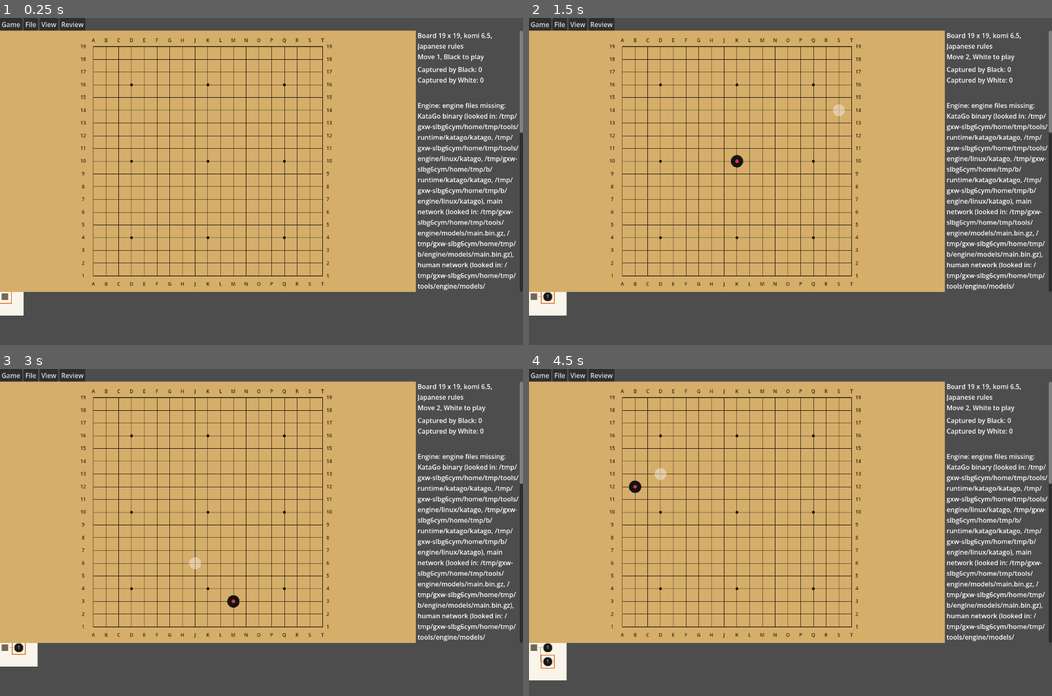
Above: before the commit, frames 1-4 (two rows, left to right).
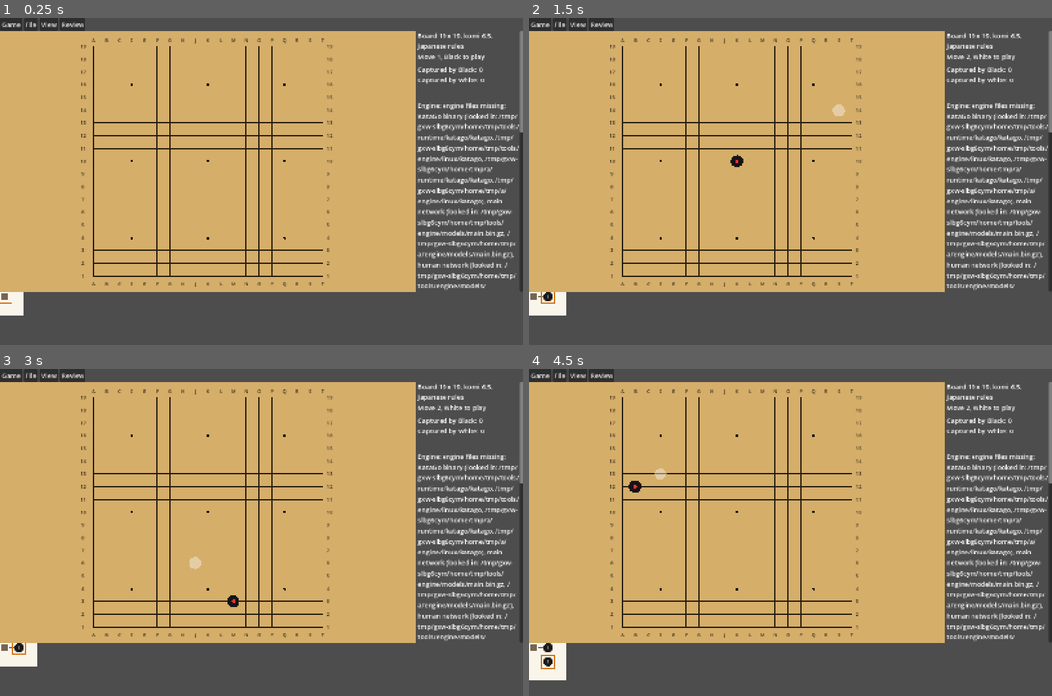
Above: after the commit, the same moments.

Repository: bgenerowicz/go_game
Game: Godot game, scene res://main.tscn
The game is run twice, just before and just after one commit, with the same random seed, the same clock (stepped at 60 frames per second) and the same inputs.
Inputs (mouse positions are in pixels of both pictures, inside the frame that each line leads up to):
- Up to frame 1 (0.25 s): no input
- Up to frame 2 (1.5 s): tap Enter at 0.5, 1.25 s; drag from (738, 161) to (842, 109) at 0.52 s; drag from (549, 302) to (764, 246) at 1.27 s
- Up to frame 3 (3 s): tap Enter at 2, 2.75 s; move the mouse to (313, 460) at 2.02 s; hold Right 2.03-2.75 s; tap U at 2.1 s; drag from (235, 597) to (104, 483) at 2.77 s
- Up to frame 4 (4.5 s): tap Enter at 3.5, 4.25 s; move the mouse to (947, 581) at 3.52 s; hold Left 3.53-4.25 s; tap Backspace at 3.6 s; drag from (633, 483) to (712, 450) at 4.27 s

The runs differ from the first frame. In frame 1, 8.5% of the frame differs, in the area x 0-100%, y 0-88%; in frame 2, 8.5%; in frame 3, 8.5%; in frame 4, 8.6%, in the area x 0-100%, y 0-96%.

Commit message:
Scale the UI to fill the window on HiDPI screens
Enable the canvas_items stretch mode (expand aspect) so the whole UI
scales with the window, and size the initial window and its minimum
size by the screen's scale factor so it no longer opens at quarter
size on Retina displays. The window layout check now compares against
the stretched visible rect instead of raw window pixels.

Co-Authored-By: Claude Opus 5.5 <noreply@anthropic.com>

Diff:
--- a/project.godot
+++ b/project.godot
@@ -1,5 +1,10 @@
 ; Engine configuration file.
-; Godot 4.7 project for the local Go app described in PLAN.md.
+; It's best edited using the editor UI and not directly,
+; since the parameters that go here are not all obvious.
+;
+; Format:
+;   [section] ; section goes between []
+;   param=value ; assign values to parameters
 
 config_version=5
 
@@ -7,14 +12,8 @@
 
 config/name="go_game"
 run/main_scene="res://main.tscn"
-config/features=PackedStringArray("4.7", "GL Compatibility")
+config/features=PackedStringArray("4.5", "GL Compatibility")
 config/icon="res://icon.svg"
-
-[display]
-
-window/size/viewport_width=1280
-window/size/viewport_height=800
-window/stretch/mode="disabled"
 
 [autoload]
 
@@ -22,6 +21,13 @@
 KataGo="*res://scripts/engine/katago_process.gd"
 Analysis="*res://scripts/engine/analysis_service.gd"
 
+[display]
+
+window/size/viewport_width=1280
+window/size/viewport_height=800
+window/stretch/mode="canvas_items"
+window/stretch/aspect="expand"
+
 [rendering]
 
 renderer/rendering_method="gl_compatibility"
--- a/scripts/ui/main.gd
+++ b/scripts/ui/main.gd
@@ -79,10 +79,33 @@
 			window.files_dropped.connect(_on_files_dropped)
 		# Milestone 9: below this the board, the side panel and the move tree
 		# cannot all be shown, so the window refuses to shrink further.
-		window.min_size = Vector2i(760, 560)
+		_fit_window_to_screen(window)
 	_engine_setup()
 	_refresh()
 	print("go_game: main scene loaded")
+
+
+## Window sizes are in physical pixels, so on a HiDPI (Retina) screen the
+## project's 1280x800 opens as a quarter-size window. Scale it (and the minimum
+## size) by the screen's scale factor, keep it within the usable screen area,
+## and centre it. The canvas_items stretch mode then scales the UI to match.
+## Skipped for embedded/headless runs, where there is no real screen.
+func _fit_window_to_screen(window: Window) -> void:
+	var min_logical: Vector2i = Vector2i(760, 560)
+	if DisplayServer.get_name() == "headless" or window != get_tree().root:
+		window.min_size = min_logical
+		return
+	var screen: int = window.current_screen
+	var scale: float = maxf(1.0, DisplayServer.screen_get_scale(screen))
+	var usable: Rect2i = DisplayServer.screen_get_usable_rect(screen)
+	var wanted: Vector2 = Vector2(1280, 800) * scale
+	var limit: Vector2 = Vector2(usable.size) * 0.9
+	var fit: float = minf(1.0, minf(limit.x / wanted.x, limit.y / wanted.y))
+	var size: Vector2i = Vector2i(wanted * fit)
+	window.min_size = Vector2i(Vector2(min_logical) * scale).min(size)
+	if window.mode == Window.MODE_WINDOWED:
+		window.size = size
+		window.position = usable.position + (usable.size - size) / 2
 
 
 func _on_position_changed(_node: GameNode) -> void:
--- a/tests/check_window_layout.gd
+++ b/tests/check_window_layout.gd
@@ -73,8 +73,11 @@
 		"%s: board view still visible" % label, str(main_root.board_view.size))
 	var cell: float = main_root.board_view.cell_size()
 	_check(cell >= 10.0, "%s: cells stay clickable (%.1f px)" % [label, cell])
-	_check(main_root.board_view.size.x <= float(size.x) + 0.5
-		and main_root.board_view.size.y <= float(size.y) + 0.5,
+	# With the canvas_items stretch mode, control sizes are in the stretched
+	# (logical) units of the visible rect, not raw window pixels.
+	var visible: Vector2 = get_root().get_visible_rect().size
+	_check(main_root.board_view.size.x <= visible.x + 0.5
+		and main_root.board_view.size.y <= visible.y + 0.5,
 		"%s: board view fits the window" % label, str(main_root.board_view.size))
 
 	# The side panel must not be squeezed out of existence: it is inside a
